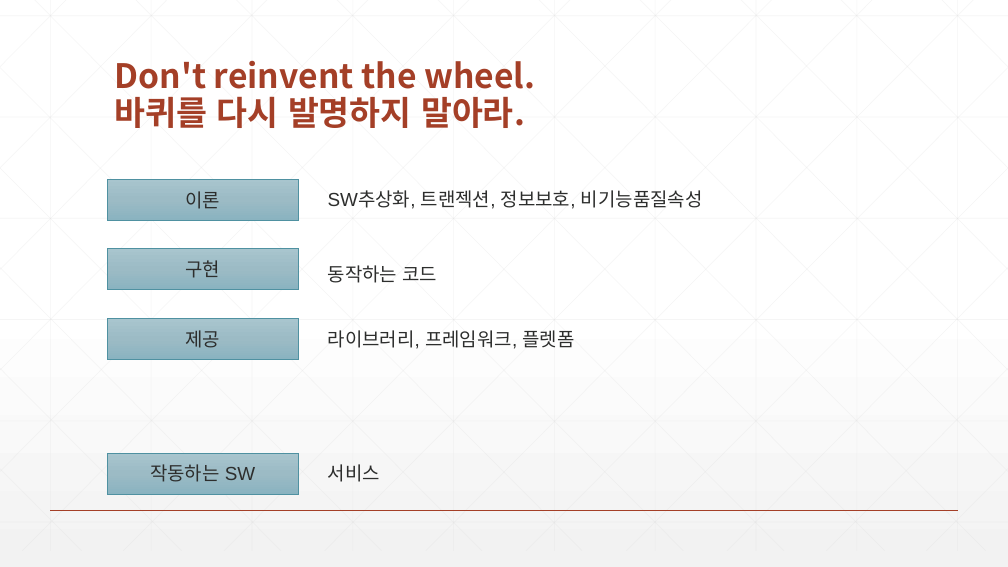
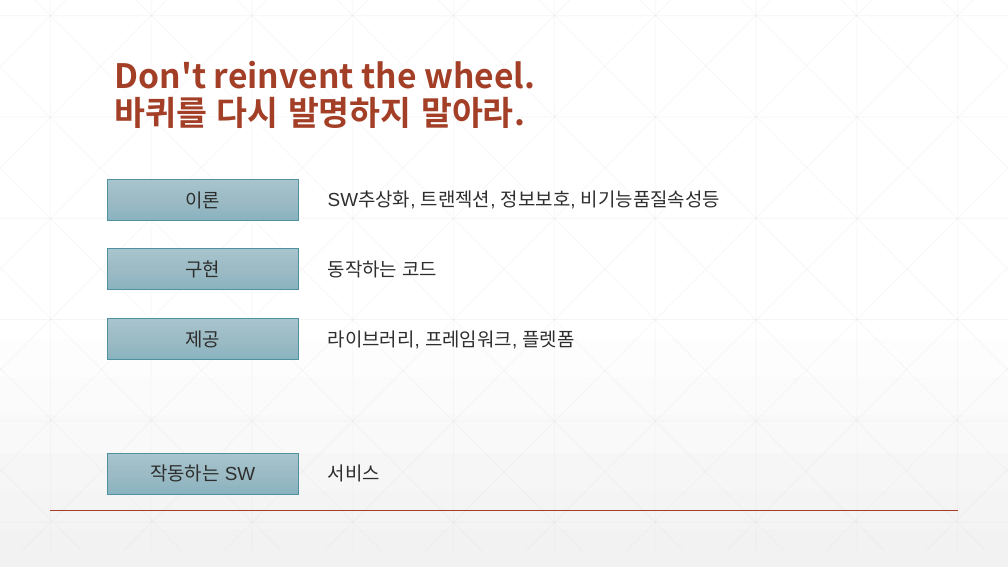
Before and after one commit to zeroshift01/code5, a slide deck: slide 12 of inflearn01/doc/교재.pptx. Drawn at 1008x567 pixels with LibreOffice and Linux fonts; fonts in the diff are those of the drawing. Boxes give left, top, right and bottom in pixels: in the first picture for what was removed or moved away, otherwise in the second. Text is boxed around its words. In the diff, an @@ line names an element or a change of style, - is before the commit and + after.

Commit message:
FIN

```diff
--- a/inflearn01/doc/교재.pptx
+++ b/inflearn01/doc/교재.pptx
@@ text at [328, 190, 720, 209]: text changed @@
-SW추상화, 트랜젝션, 정보보호, 비기능품질속성
+SW추상화, 트랜젝션, 정보보호, 비기능품질속성등
@@ text "동작하는 코드": place and size @@
-text "동작하는 코드" at [328, 265, 437, 283]
+text "동작하는 코드" at [328, 260, 437, 278]
```
Also in this commit, not shown: 1 other slide changed.
